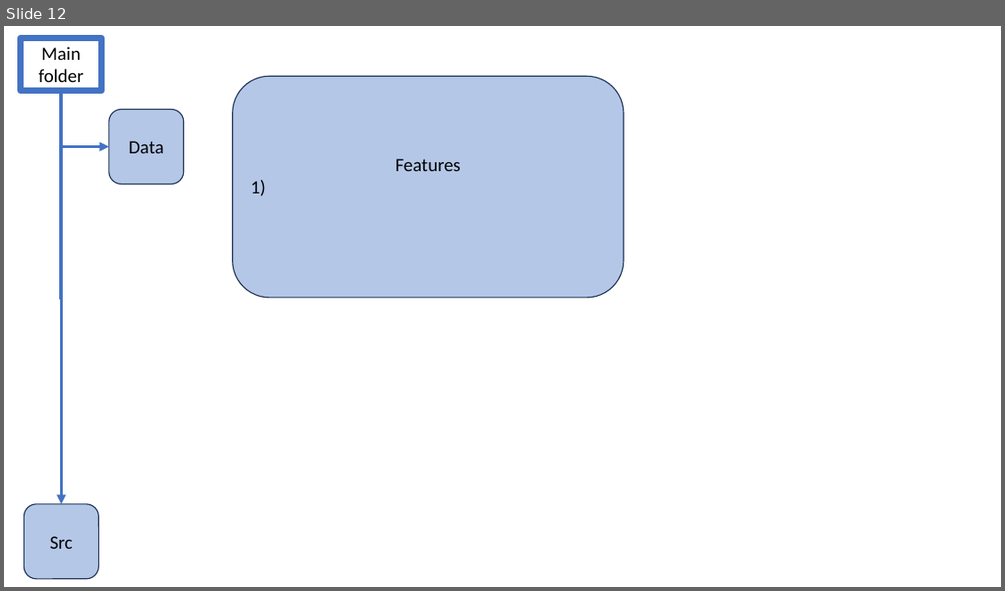
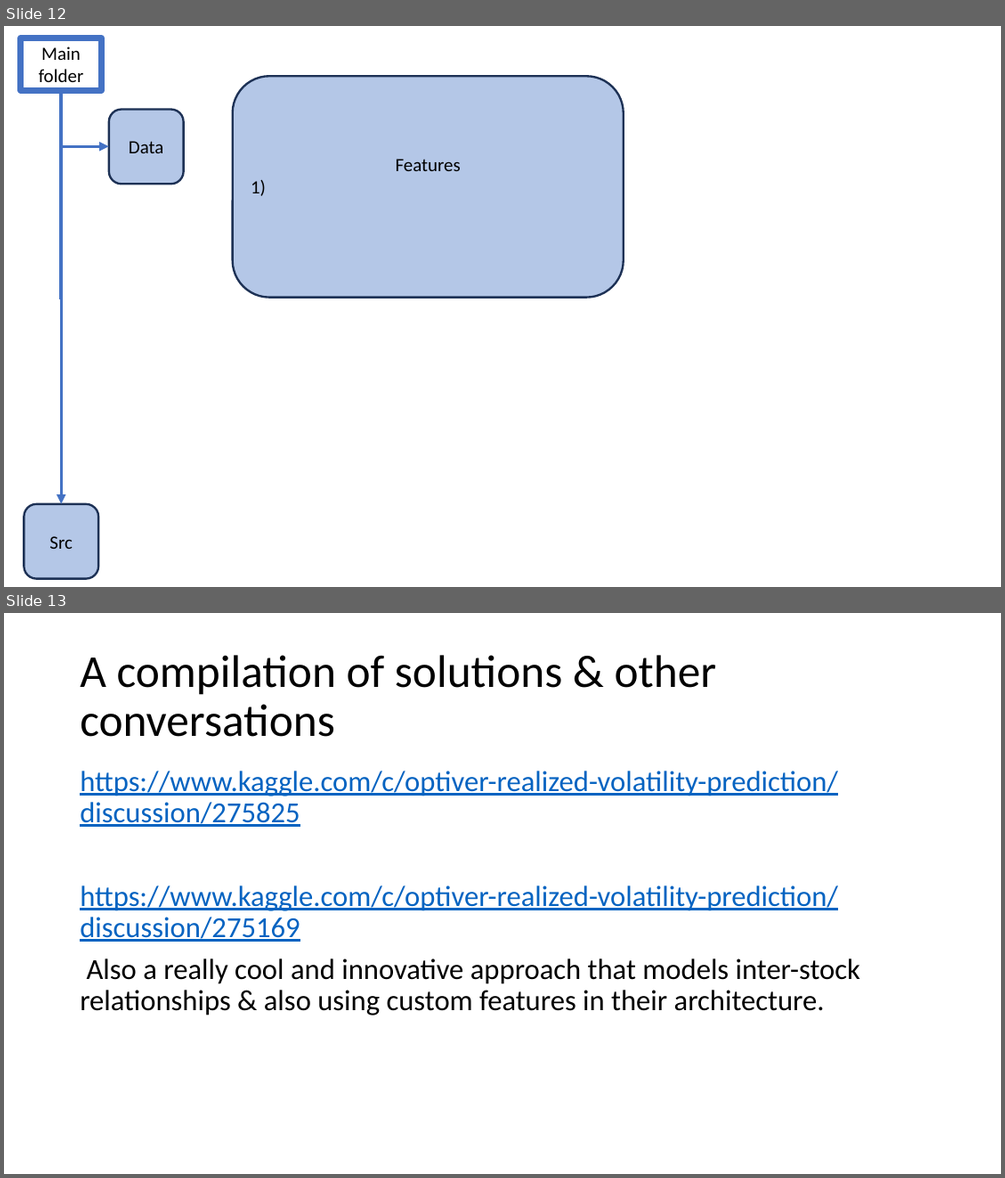
Before and after one commit to JosePeeterson/Optiver-Realized-Volatility-Prediction, a slide deck: docs/Project_help_n_ideas.pptx. Shown one above the other, each under a label of ours: slide 12 before the commit, slides 12 and 13 after it. The pictures are 1005x591 and 1005x1178 pixels, drawn with LibreOffice and Linux fonts; fonts in the diff are those of the drawing. Boxes give left, top, right and bottom in pixels: in the first picture for what was removed or moved away, otherwise in the second. Text is boxed around its words. In the diff, an @@ line names an element or a change of style, - is before the commit and + after.

```diff
--- a/docs/Project_help_n_ideas.pptx
+++ b/docs/Project_help_n_ideas.pptx
@@ slide 13 added at [4, 613, 1001, 1174], background #FFFFFF @@
@@ title added at [80, 655, 717, 737], 44 pt, text #000000 @@
+A compilation of solutions & other conversations
@@ text added at [80, 771, 860, 1015], 28 pt, text #0563C1, underline @@
+https://www.kaggle.com/c/optiver-realized-volatility-prediction/discussion/275825
+https://www.kaggle.com/c/optiver-realized-volatility-prediction/discussion/275169
+Also a really cool and innovative approach that models inter-stock relationships & also using custom features in their architecture.
@@ slide 12 changed as well @@
@@ outline #1E3256 1 pt to #1D3155 2 pt; proportions changed in 3 elements at [109, 109, 184, 184], [24, 504, 99, 579], [233, 76, 624, 297] @@
```
Also in this commit, not shown: 5 other slides changed, 36 other slides added, 7 other files.
